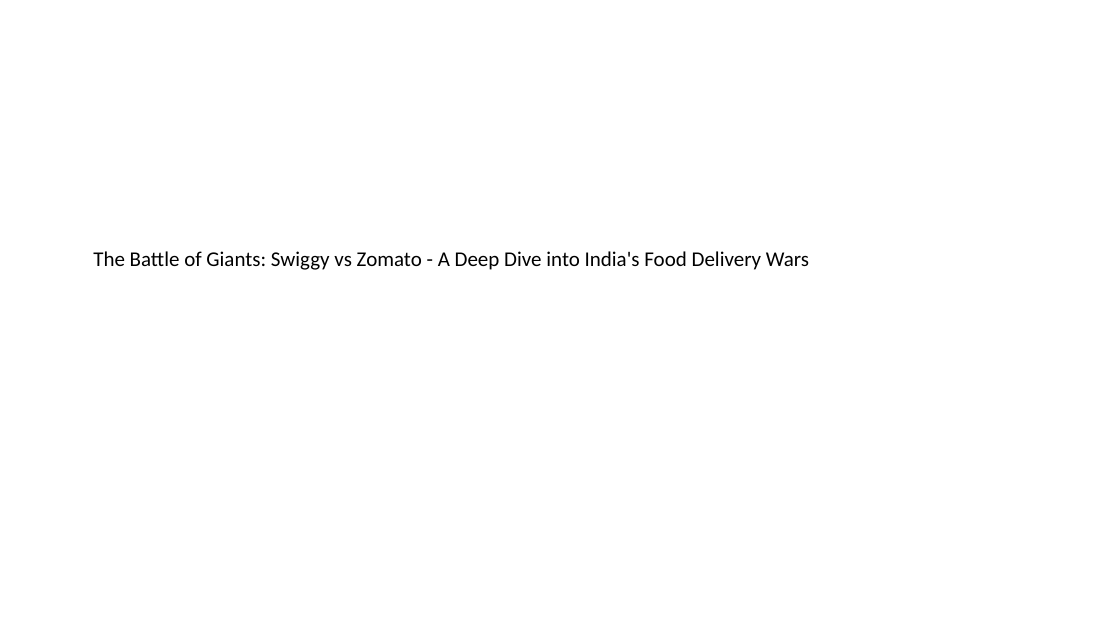
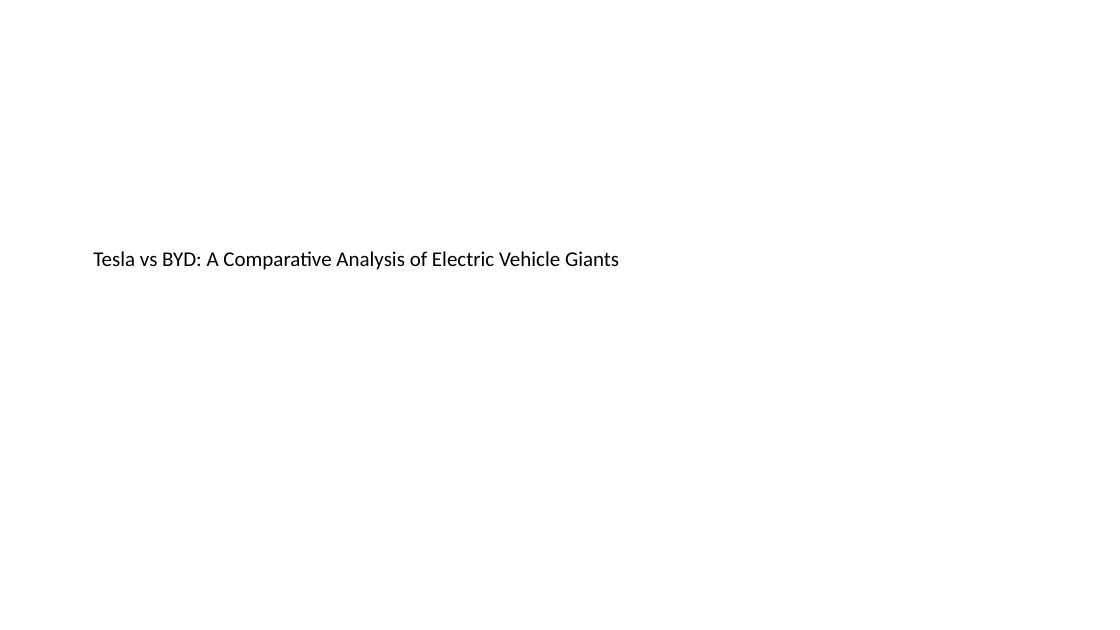
Before and after one commit to vinchet01/Agentic-AI-PPT-Generator, a slide deck: slide 1 of final_output.pptx. Drawn at 1120x630 pixels with LibreOffice and Linux fonts; fonts in the diff are those of the drawing. Boxes give left, top, right and bottom in pixels: in the first picture for what was removed or moved away, otherwise in the second. Text is boxed around its words. In the diff, an @@ line names an element or a change of style, - is before the commit and + after.

```diff
--- a/final_output.pptx
+++ b/final_output.pptx
@@ text at (x1=93, y1=251, x2=619, y2=270): text changed @@
-The Battle of Giants: Swiggy vs Zomato - A Deep Dive into India's Food Delivery Wars
+Tesla vs BYD: A Comparative Analysis of Electric Vehicle Giants
```
Also in this commit, not shown: 8 slides added, 6 slides removed, 11 other files.
